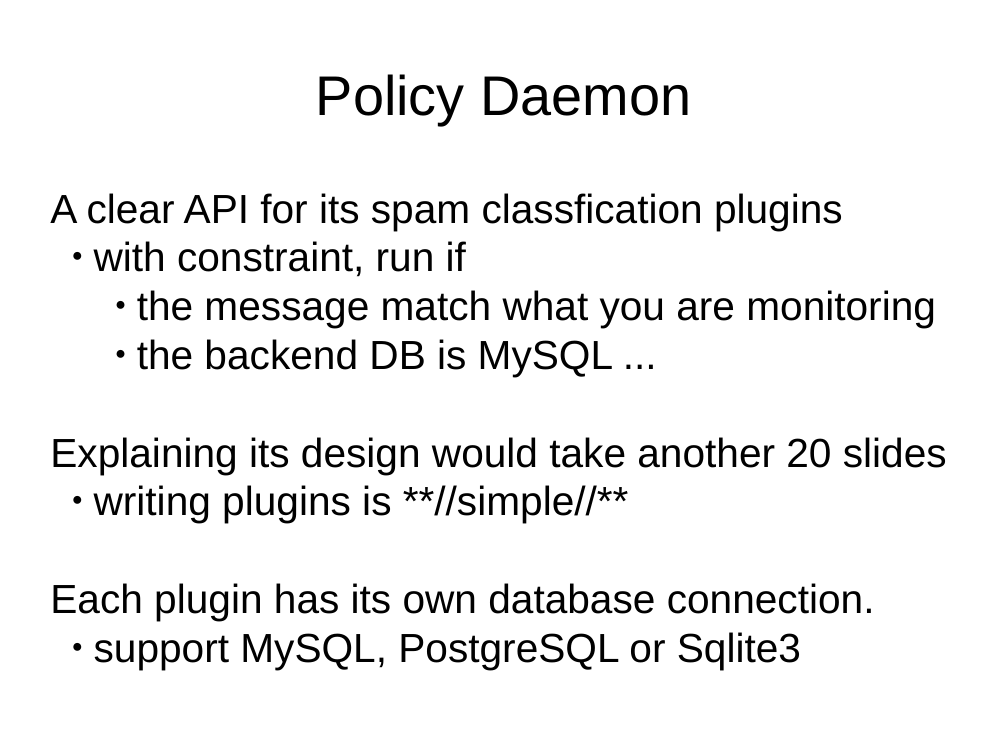
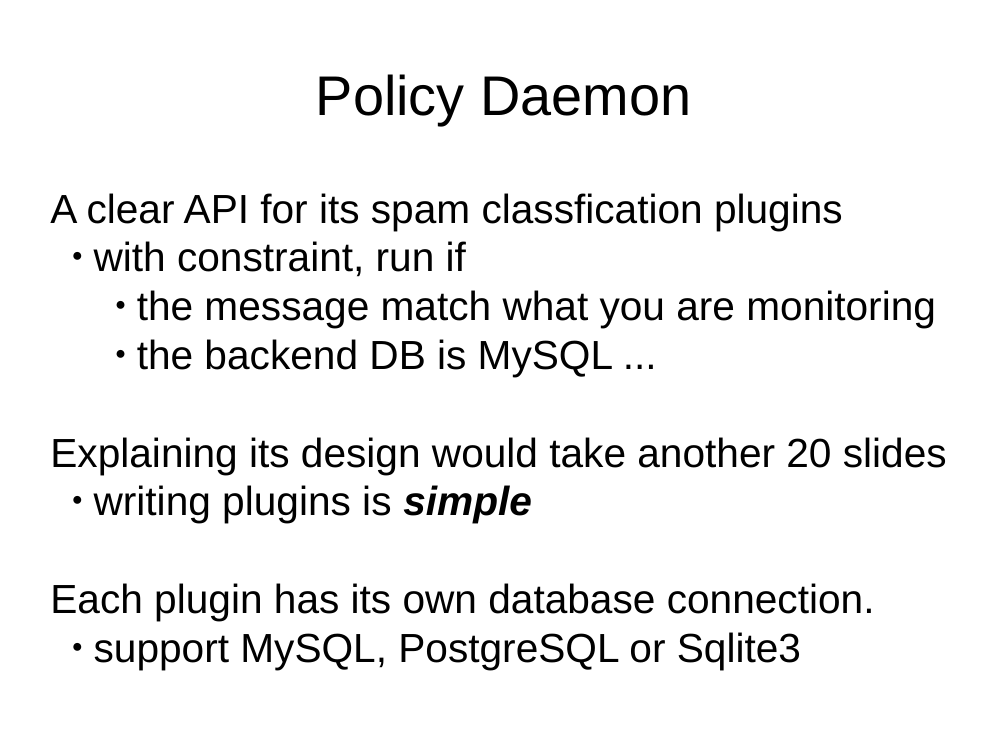
Before and after one commit to Exa-Networks/scavengerexa, a slide deck: slide 18 of presentation/uknof12.odp. Drawn at 1008x756 pixels with LibreOffice and Linux fonts; fonts in the diff are those of the drawing. Boxes give left, top, right and bottom in pixels: in the first picture for what was removed or moved away, otherwise in the second. Text is boxed around its words. In the diff, an @@ line names an element or a change of style, - is before the commit and + after.

Commit message:
two typo fix in the presentation

```diff
--- a/presentation/uknof12.odp
+++ b/presentation/uknof12.odp
@@ subtitle at <box>94,485,532,523</box>: text changed @@
-  ● writing plugins is **//simple//**
+  ● writing plugins is simple
```
Also in this commit, not shown: 1 other slide changed.
